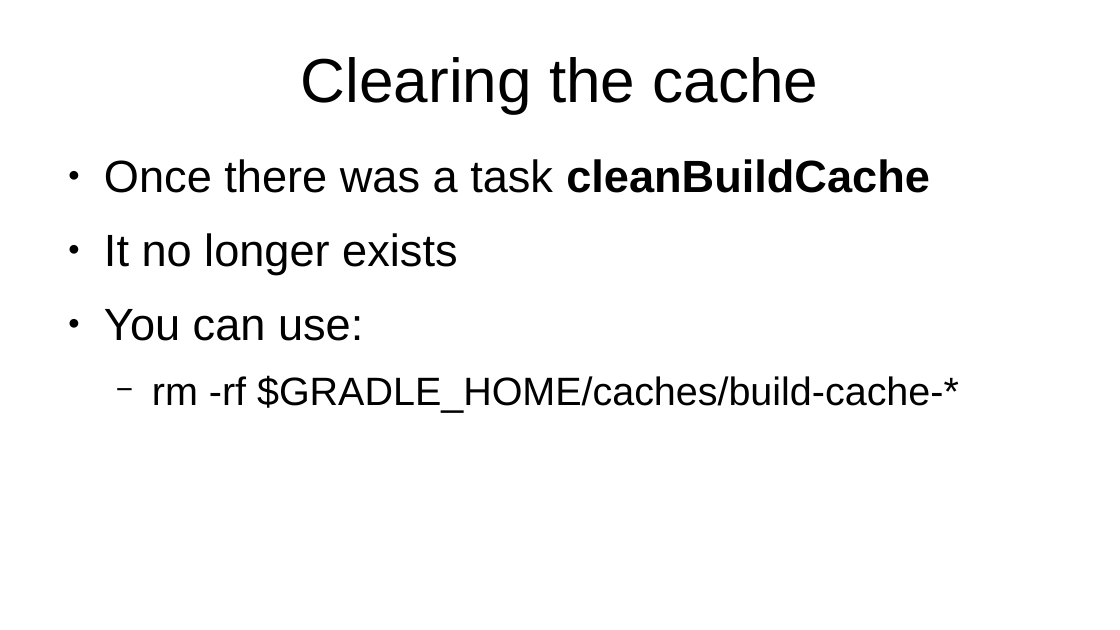
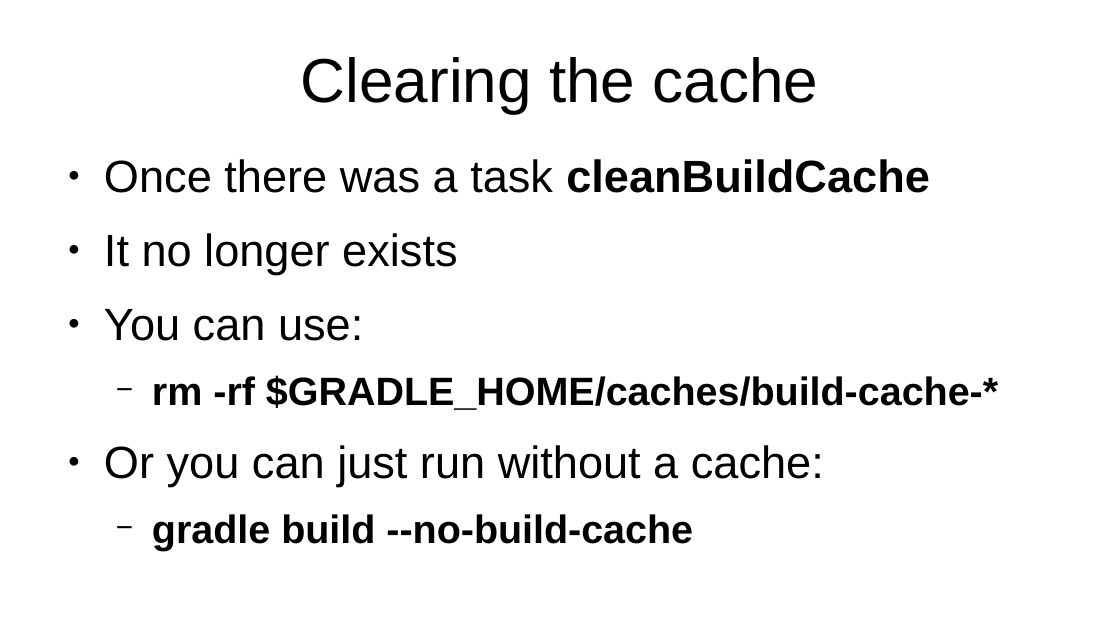
Before and after one commit to veltzer/teaching-slides, a slide deck: slide 51 of odp/gradle/gradle.odp (slide 49 before the commit). Drawn at 1120x630 pixels with LibreOffice and Linux fonts; fonts in the diff are those of the drawing. Boxes give left, top, right and bottom in pixels: in the first picture for what was removed or moved away, otherwise in the second. Text is boxed around its words. In the diff, an @@ line names an element or a change of style, - is before the commit and + after.

Commit message:
gradle slides

```diff
--- a/odp/gradle/gradle.odp
+++ b/odp/gradle/gradle.odp
@@ text at [152, 375, 998, 410]: bold on in "rm -rf $GRADLE_HOME/caches/build-cache-*" @@
@@ text at [104, 445, 824, 550]: paragraphs added @@
+● Or you can just run without a cache:
+  − gradle build --no-build-cache
```
Also in this commit, not shown: 5 other slides changed, 7 slides added, 1 slide removed.
